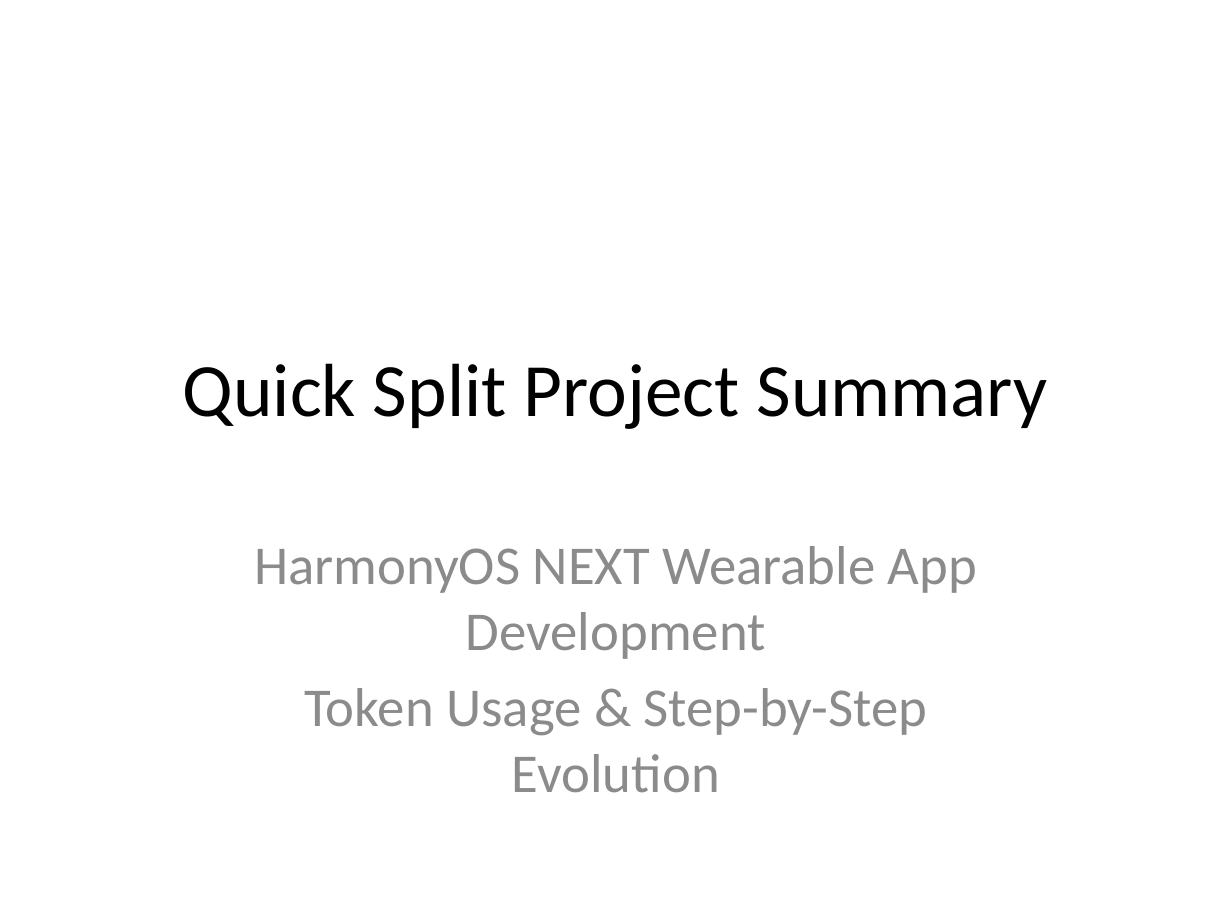
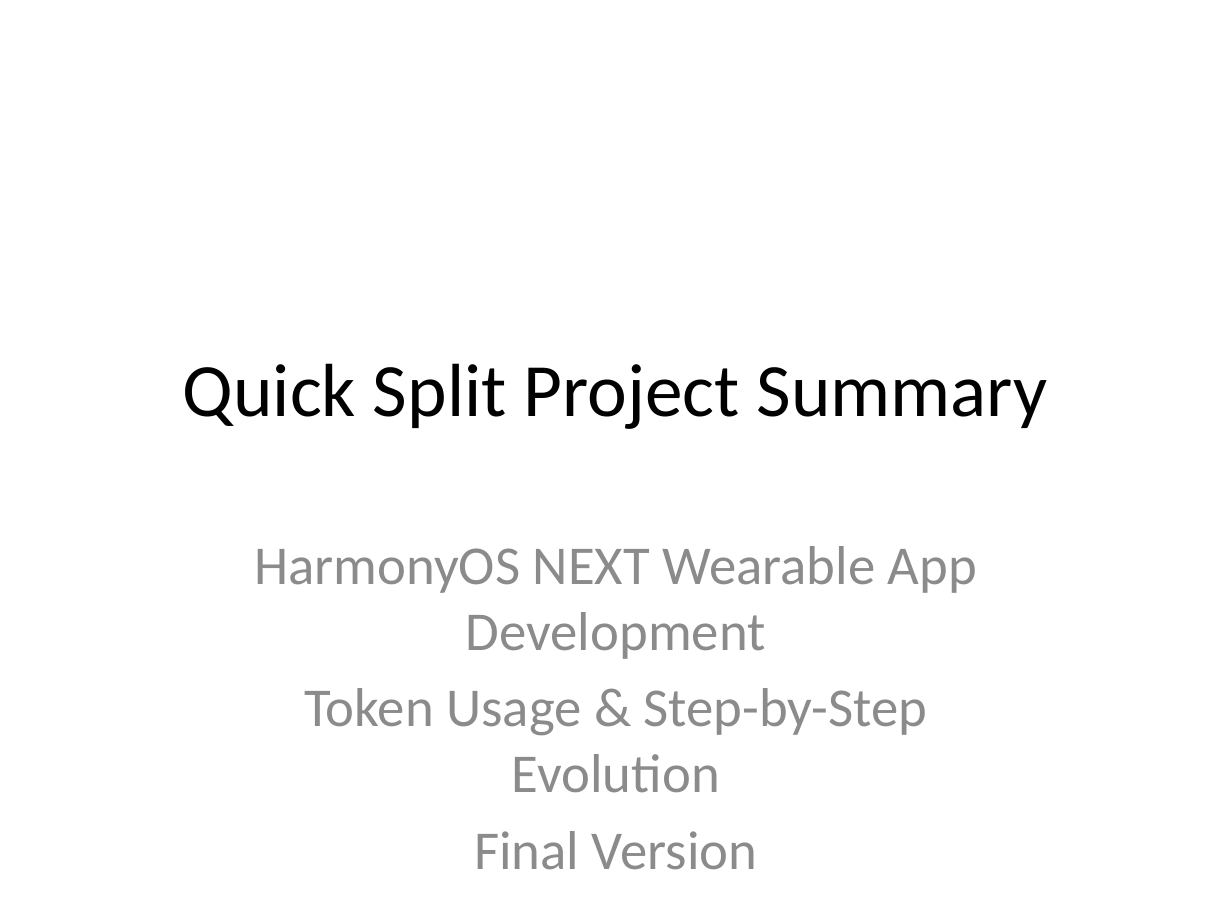
Before and after one commit to bunyamineymen/quick-bill-split, a slide deck: slide 1 of Project_Summary.pptx. Drawn at 1232x924 pixels with LibreOffice and Linux fonts; fonts in the diff are those of the drawing. Boxes give left, top, right and bottom in pixels: in the first picture for what was removed or moved away, otherwise in the second. Text is boxed around its words. In the diff, an @@ line names an element or a change of style, - is before the commit and + after.

```diff
--- a/Project_Summary.pptx
+++ b/Project_Summary.pptx
@@ subtitle at [474, 831, 757, 870]: paragraph added @@
+Final Version
```
Also in this commit, not shown: 6 other slides changed, 1 slide added, 1 slide removed.
